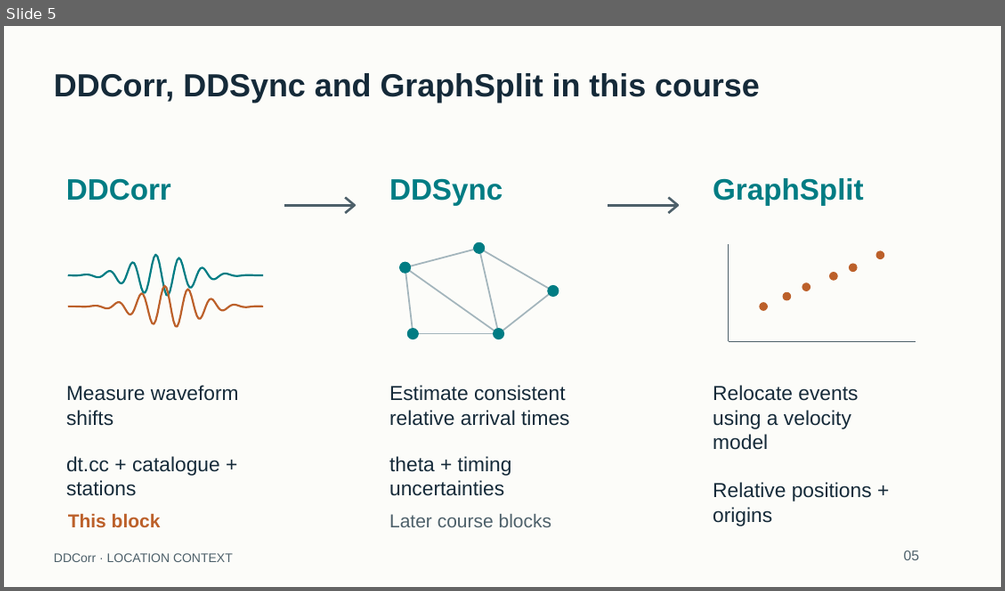
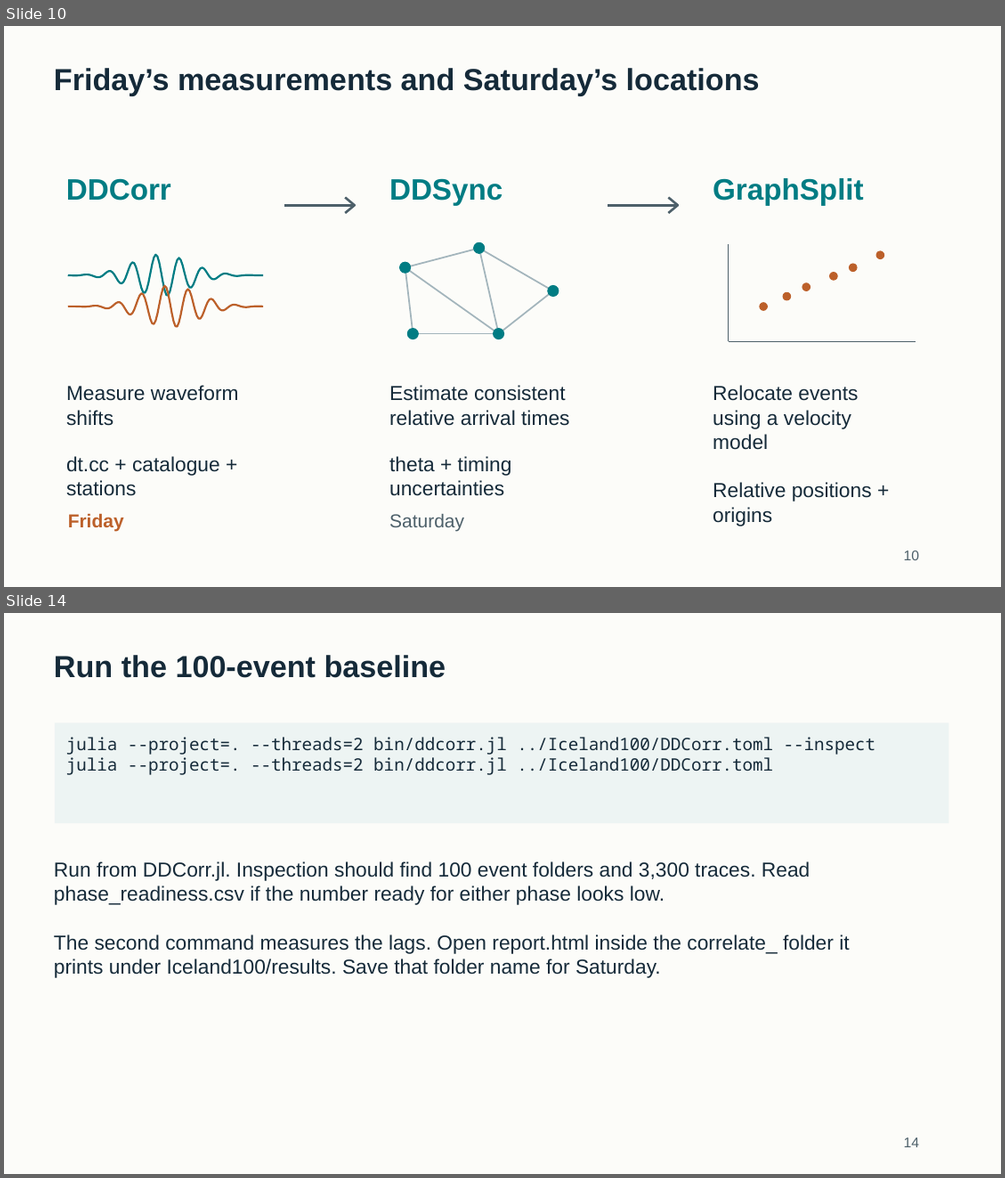
Before and after one commit to eliasrh/DDCorr.jl, a slide deck: teaching/DDCorr_minicourse.pptx. Shown one above the other, each under a label of ours: slide 5 before the commit, slides 10 and 14 after it; the slides between them are not shown. The pictures are 1005x591 and 1005x1178 pixels, drawn with LibreOffice and Linux fonts; fonts in the diff are those of the drawing. Boxes give left, top, right and bottom in pixels: in the first picture for what was removed or moved away, otherwise in the second. Text is boxed around its words. In the diff, an @@ line names an element or a change of style, - is before the commit and + after.

Commit message:
Teach differential times and relocation with the 100-event Iceland workshop
Add the correlation lecture, a shorter archive practical, and instructions for carrying one catalogue into DDSync and GraphSplit. Read advanced settings directly, preserve measured SAC magnitudes, and check waveform workloads before processing or cache reuse.

```diff
--- a/teaching/DDCorr_minicourse.pptx
+++ b/teaching/DDCorr_minicourse.pptx
@@ slide 14 added at (4, 613, 1001, 1174), background #FCFCF9 @@
@@ text added at (54, 655, 446, 678), 29.2 pt, text #152A39, bold @@
+Run the 100-event baseline
@@ rectangle added at (55, 723, 949, 823), fill #EDF4F3 @@
@@ text added at (66, 737, 876, 775), 16.5 pt, text #152A39 @@
+julia --project=. --threads=2 bin/ddcorr.jl ../Iceland100/DDCorr.toml --inspect
+julia --project=. --threads=2 bin/ddcorr.jl ../Iceland100/DDCorr.toml
@@ text added at (54, 861, 809, 905), 19.5 pt, text #152A39 @@
+Run from DDCorr.jl. Inspection should find 100 event folders and 3,300 traces. Read
+phase_readiness.csv if the number ready for either phase looks low.
@@ text added at (54, 934, 849, 978), 19.5 pt, text #152A39 @@
+The second command measures the lags. Open report.html inside the correlate_ folder it
+prints under Iceland100/results. Save that folder name for Saturday.
@@ text added at (904, 1137, 919, 1147), 13.5 pt, text #4D606A @@
+14
@@ what was slide 5 is now slide 10 @@
@@ slide 10 changed as well @@
@@ text removed at (54, 73, 760, 103) @@
-DDCorr, DDSync and GraphSplit in this course
@@ text added at (54, 68, 760, 96), 29.2 pt, text #152A39, bold @@
+Friday’s measurements and Saturday’s locations
@@ text at (68, 513, 124, 531): text changed @@
-This block
+Friday
@@ text at (389, 514, 464, 531): text changed @@
-Later course blocks
+Saturday
@@ text removed at (54, 553, 233, 562) @@
-DDCorr · LOCATION CONTEXT
@@ text at (904, 550, 919, 560): text changed @@
-05
+10
```
Also in this commit, not shown: 2 other slides changed, 42 other slides added, 97 slides removed, 43 other files.
